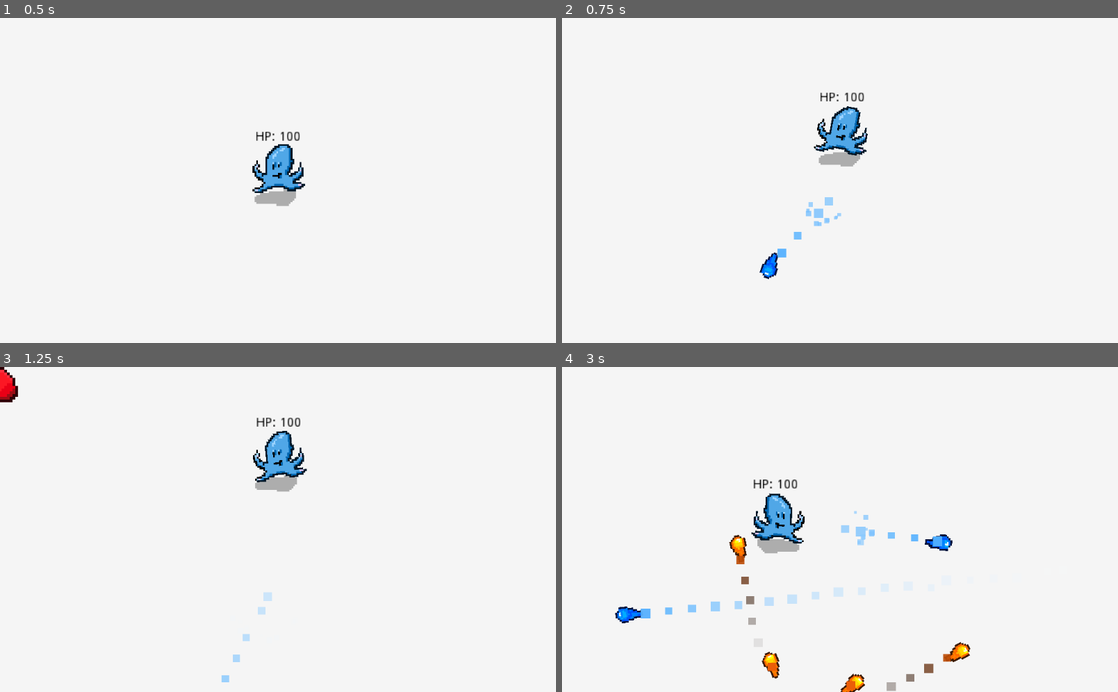
Above: before the commit, frames 1-4 (two rows, left to right).
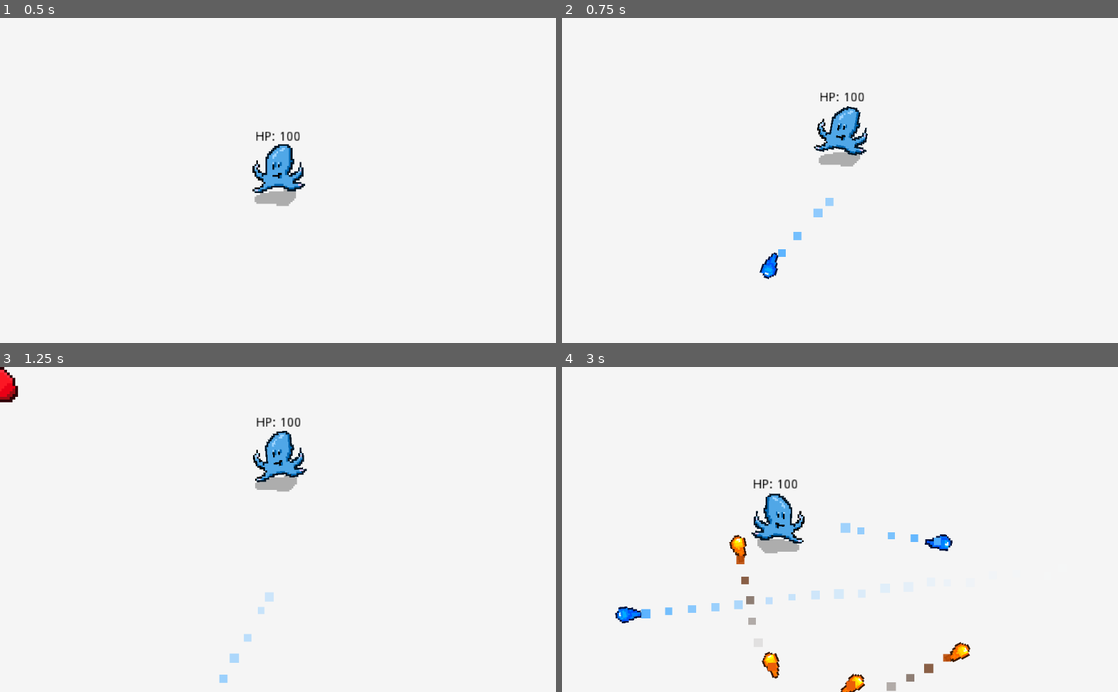
Above: after the commit, the same moments.

Repository: Talamander/gamechallenge
Game: Godot game, scene res://2D Version/World.tscn
Same seed, same stepped clock (60 frames per second), same inputs: the game is played once before the commit and once after it.
Inputs (mouse positions are in pixels of both pictures, inside the frame that each line leads up to):
- Up to frame 1 (0.5 s): no input
- Up to frame 2 (0.75 s): tap Enter (ui_accept) at 0.5 s; move the mouse to (812, 245) at 0.52 s; press the mouse at (812, 245) at 0.53 s; hold Up (ui_up) from 0.53 s (still down)
- Up to frame 3 (1.25 s): keep holding Up (ui_up); tap Enter (ui_accept) at 0.77 s
- Up to frame 4 (3 s): move the mouse to (1006, 578) at 1.27 s; release the mouse at (1006, 578) at 1.28 s; click (1006, 578) at 1.35 s; tap Enter (ui_accept) at 1.52 s; move the mouse to (673, 480) at 2.02 s; release Up (ui_up) at 2.03 s; press the mouse at (673, 480) at 2.03 s; hold Left (ui_left) from 2.03 s (still down); move the mouse to (867, 529) at 2.77 s; release the mouse at (867, 529) at 2.78 s; click (867, 529) at 2.85 s

Frame 1 is identical in both runs. In frame 2, 0.1% of the frame differs, in the area x 38-51%, y 55-74%; in frame 3, less than 0.1%; in frame 4, 0.3%, in the area x 14-69%, y 44-78%.
Error in both runs: Invalid set index 'enabled' (on base: 'Nil') with value of type 'bool'. (res://2D)

Commit message:
Fixed Sounds and Music

Diff:
--- a/autoshooter/2D Version/Enemies/Enemy.gd
+++ b/autoshooter/2D Version/Enemies/Enemy.gd
@@ -60,8 +60,10 @@
 	enemyHealth -= dmg
 	if enemyHealth <= 0 :
 		Global.instance_scene_on_main(explosion, self.global_position)
+		SoundManager.play("Explode", rand_range(0.8, 1.2), 5)
 		queue_free()
 	print("Enemy Hit")
+	SoundManager.play("Impact", rand_range(0.8, 1.2), 0)
 
 func _on_ShootTimer_timeout():
 	for s in aimRotator.get_children():
--- a/autoshooter/2D Version/Parent Classes/Projectile.gd
+++ b/autoshooter/2D Version/Parent Classes/Projectile.gd
@@ -27,4 +27,4 @@
 func _on_Area2D_body_entered(body):
 	if body.has_method("EnemyTakeDamage"):
 		body.EnemyTakeDamage(10)
-		#queue_free()
+		queue_free()
--- a/autoshooter/2D Version/Parent Classes/Projectile.tscn
+++ b/autoshooter/2D Version/Parent Classes/Projectile.tscn
@@ -111,6 +111,7 @@
 process_material = SubResource( 4 )
 
 [node name="Explosion" type="Particles2D" parent="."]
+emitting = false
 amount = 10
 lifetime = 0.5
 one_shot = true
--- a/autoshooter/2D Version/Player/Player.gd
+++ b/autoshooter/2D Version/Player/Player.gd
@@ -135,7 +135,7 @@
 			bullet.look_at(get_global_mouse_position())
 			bullet.velocity = get_global_mouse_position() - bullet.position
 			motion -= bullet.velocity*.5
-			SoundManager.play("Bullet2", 1, 0)
+			SoundManager.play("Bullet", rand_range(0.8, 1.3), 0)
 		lastFire = 0
 	return
 
--- /dev/null
+++ b/autoshooter/2D Version/Singletons/Music.gd
@@ -0,0 +1,22 @@
+extends Node
+
+export(Array, AudioStream) var musiclist = []
+
+var musiclist_index = 0
+
+onready var MusicPlayer = $AudioStreamPlayer
+
+
+func list_play():
+	assert(musiclist.size() > 0)
+	MusicPlayer.stream = musiclist[musiclist_index]
+	MusicPlayer.play()
+	musiclist_index += 1
+	if musiclist_index == musiclist.size():
+		musiclist_index = 0
+
+func list_stop():
+	MusicPlayer.stop()
+
+func _on_AudioStreamPlayer_finished():
+	list_play()
--- /dev/null
+++ b/autoshooter/2D Version/Singletons/Music.tscn
@@ -0,0 +1,11 @@
+[gd_scene load_steps=3 format=2]
+
+[ext_resource path="res://2D Version/Singletons/Music.gd" type="Script" id=1]
+[ext_resource path="res://2D Version/Sounds/2050GameOverMusic.wav" type="AudioStream" id=2]
+
+[node name="Music" type="Node"]
+script = ExtResource( 1 )
+musiclist = [ ExtResource( 2 ) ]
+
+[node name="AudioStreamPlayer" type="AudioStreamPlayer" parent="."]
+bus = "Music"
--- a/autoshooter/2D Version/Singletons/SoundManager.gd
+++ b/autoshooter/2D Version/Singletons/SoundManager.gd
@@ -4,8 +4,8 @@
 
 var sounds = {
 	"Bullet" : load(sounds_path + "whooshthump.wav"),
-	#"Explosion" : load(sounds_path + ".wav"),
-	#"PlayerBullet" : load(sounds_path + ".wav"),
+	"Impact" : load(sounds_path + "squish.wav"),
+	"Explode" : load(sounds_path + "explode.wav")
 	#"EnemyBullet" : load(sounds_path + ".wav"),
 	#"Die" : load(sounds_path + ".wav")
 }
--- a/autoshooter/2D Version/Singletons/SoundManager.tscn
+++ b/autoshooter/2D Version/Singletons/SoundManager.tscn
@@ -5,68 +5,26 @@
 [node name="Node" type="Node"]
 script = ExtResource( 1 )
 
-[node name="AudioStreamPlayer2D" type="AudioStreamPlayer2D" parent="."]
+[node name="AudioStreamPlayer" type="AudioStreamPlayer" parent="."]
 bus = "SFX"
 
-[node name="AudioStreamPlayer2D9" type="AudioStreamPlayer2D" parent="."]
+[node name="AudioStreamPlayer2" type="AudioStreamPlayer" parent="."]
 bus = "SFX"
 
-[node name="AudioStreamPlayer2D10" type="AudioStreamPlayer2D" parent="."]
+[node name="AudioStreamPlayer3" type="AudioStreamPlayer" parent="."]
 bus = "SFX"
 
-[node name="AudioStreamPlayer2D11" type="AudioStreamPlayer2D" parent="."]
+[node name="AudioStreamPlayer4" type="AudioStreamPlayer" parent="."]
 bus = "SFX"
 
-[node name="AudioStreamPlayer2D12" type="AudioStreamPlayer2D" parent="."]
+[node name="AudioStreamPlayer5" type="AudioStreamPlayer" parent="."]
 bus = "SFX"
 
-[node name="AudioStreamPlayer2D13" type="AudioStreamPlayer2D" parent="."]
+[node name="AudioStreamPlayer6" type="AudioStreamPlayer" parent="."]
 bus = "SFX"
 
-[node name="AudioStreamPlayer2D14" type="AudioStreamPlayer2D" parent="."]
+[node name="AudioStreamPlayer7" type="AudioStreamPlayer" parent="."]
 bus = "SFX"
 
-[node name="AudioStreamPlayer2D15" type="AudioStreamPlayer2D" parent="."]
+[node name="AudioStreamPlayer8" type="AudioStreamPlayer" parent="."]
 bus = "SFX"
-
-[node name="AudioStreamPlayer2D16" type="AudioStreamPlayer2D" parent="."]
-bus = "SFX"
-
-[node name="AudioStreamPlayer2D17" type="AudioStreamPlayer2D" parent="."]
-bus = "SFX"
-
-[node name="AudioStreamPlayer2D18" type="AudioStreamPlayer2D" parent="."]
-bus = "SFX"
-
-[node name="AudioStreamPlayer2D19" type="AudioStreamPlayer2D" parent="."]
-bus = "SFX"
-
-[node name="AudioStreamPlayer2D20" type="AudioStreamPlayer2D" parent="."]
-bus = "SFX"
-
-[node name="AudioStreamPlayer2D21" type="AudioStreamPlayer2D" parent="."]
-bus = "SFX"
-
-[node name="AudioStreamPlayer2D22" type="AudioStreamPlayer2D" parent="."]
-bus = "SFX"
-
-[node name="AudioStreamPlayer2D2" type="AudioStreamPlayer2D" parent="."]
-bus = "SFX"
-
-[node name="AudioStreamPlayer2D3" type="AudioStreamPlayer2D" parent="."]
-bus = "SFX"
-
-[node name="AudioStreamPlayer2D4" type="AudioStreamPlayer2D" parent="."]
-bus = "SFX"
-
-[node name="AudioStreamPlayer2D5" type="AudioStreamPlayer2D" parent="."]
-bus = "SFX"
-
-[node name="AudioStreamPlayer2D6" type="AudioStreamPlayer2D" parent="."]
-bus = "SFX"
-
-[node name="AudioStreamPlayer2D7" type="AudioStreamPlayer2D" parent="."]
-bus = "SFX"
-
-[node name="AudioStreamPlayer2D8" type="AudioStreamPlayer2D" parent="."]
-bus = "SFX"
--- a/autoshooter/2D Version/World.gd
+++ b/autoshooter/2D Version/World.gd
@@ -4,3 +4,5 @@
 	var localPlayer = get_node("Player")
 
 	Global.player = localPlayer
+
+	Music.list_play()
--- a/autoshooter/default_bus_layout.tres
+++ b/autoshooter/default_bus_layout.tres
@@ -7,3 +7,9 @@
 bus/1/bypass_fx = false
 bus/1/volume_db = 0.0
 bus/1/send = "Master"
+bus/2/name = "Music"
+bus/2/solo = false
+bus/2/mute = false
+bus/2/bypass_fx = false
+bus/2/volume_db = 0.0
+bus/2/send = "Master"
--- a/autoshooter/project.godot
+++ b/autoshooter/project.godot
@@ -17,7 +17,8 @@
 [autoload]
 
 Global="*res://2D Version/Singletons/Global.gd"
-SoundManager="*res://2D Version/Singletons/SoundManager.gd"
+Music="*res://2D Version/Singletons/Music.tscn"
+SoundManager="*res://2D Version/Singletons/SoundManager.tscn"
 
 [gui]
 
Not shown, added: autoshooter/2D Version/Sounds/2050GameOverMusic.wav.import
Not shown, added: autoshooter/2D Version/Sounds/explode.wav.import
Not shown, added: autoshooter/2D Version/Sounds/squish.wav.import
Not shown, changed: autoshooter/2D Version/Sounds/.DS_Store
Not shown, added: autoshooter/2D Version/Sounds/2050GameOverMusic.wav
Not shown, added: autoshooter/2D Version/Sounds/explode.wav
Not shown, added: autoshooter/2D Version/Sounds/squish.wav
